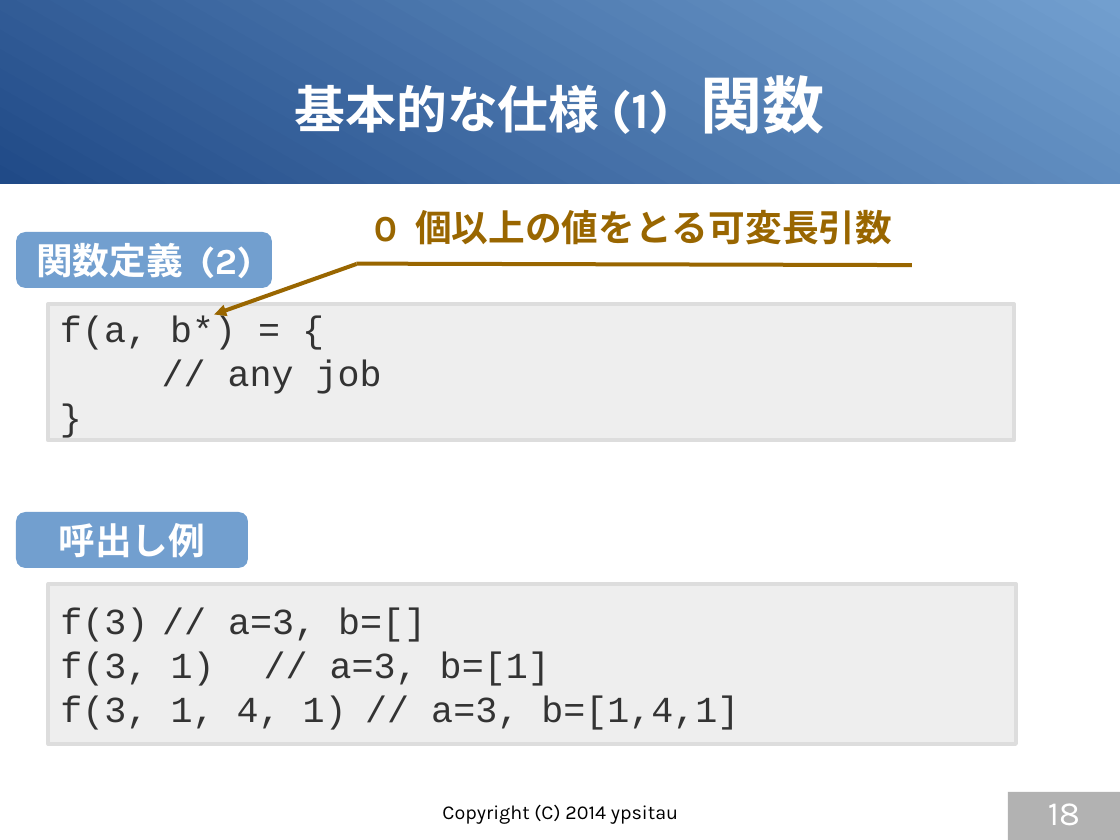
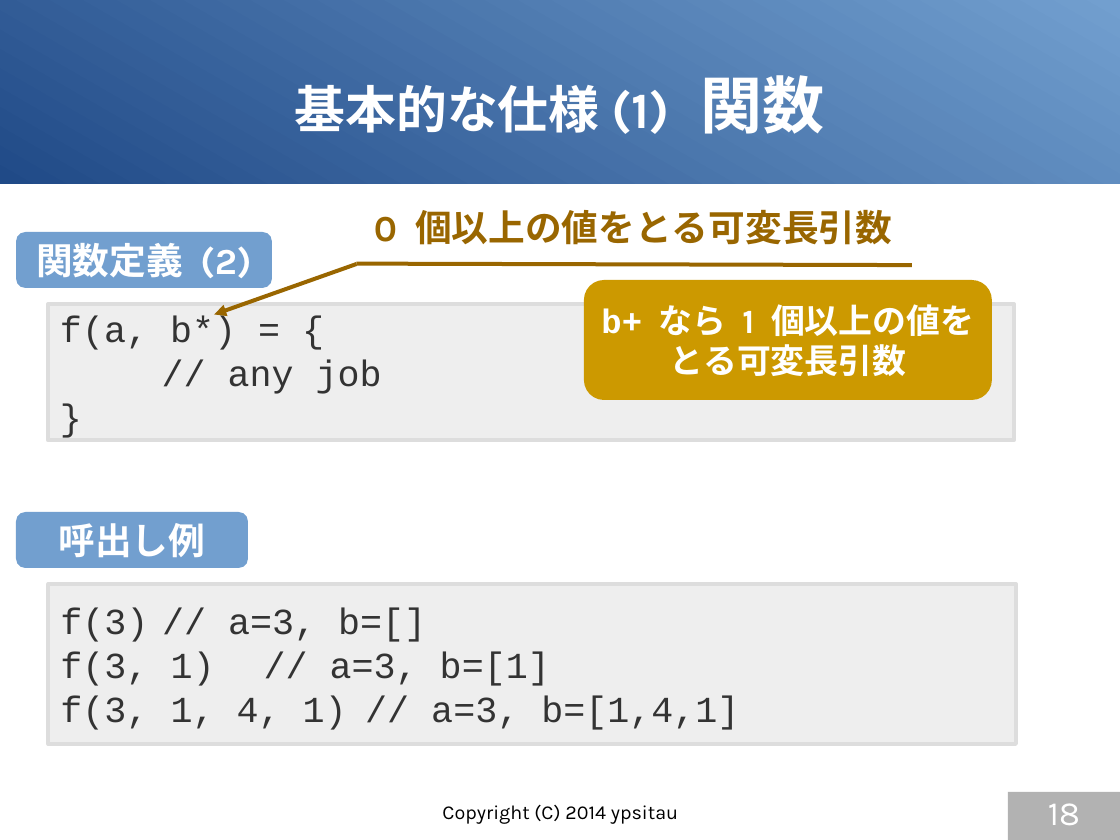
Before and after one commit to gura-lang/gura-doc, a slide deck: slide 18 of presentation/gura-introduction.odp. Drawn at 1120x840 pixels with LibreOffice and Linux fonts; fonts in the diff are those of the drawing. Boxes give left, top, right and bottom in pixels: in the first picture for what was removed or moved away, otherwise in the second. Text is boxed around its words. In the diff, an @@ line names an element or a change of style, - is before the commit and + after.

```diff
--- a/presentation/gura-introduction.odp
+++ b/presentation/gura-introduction.odp
@@ rounded rectangle added at (584, 281, 993, 400), fill #CC9900, 24 pt, text #FFFFFF, bold @@
+b+ なら 1 個以上の値を
+とる可変長引数
```
Also in this commit, not shown: 1 other slide changed.
